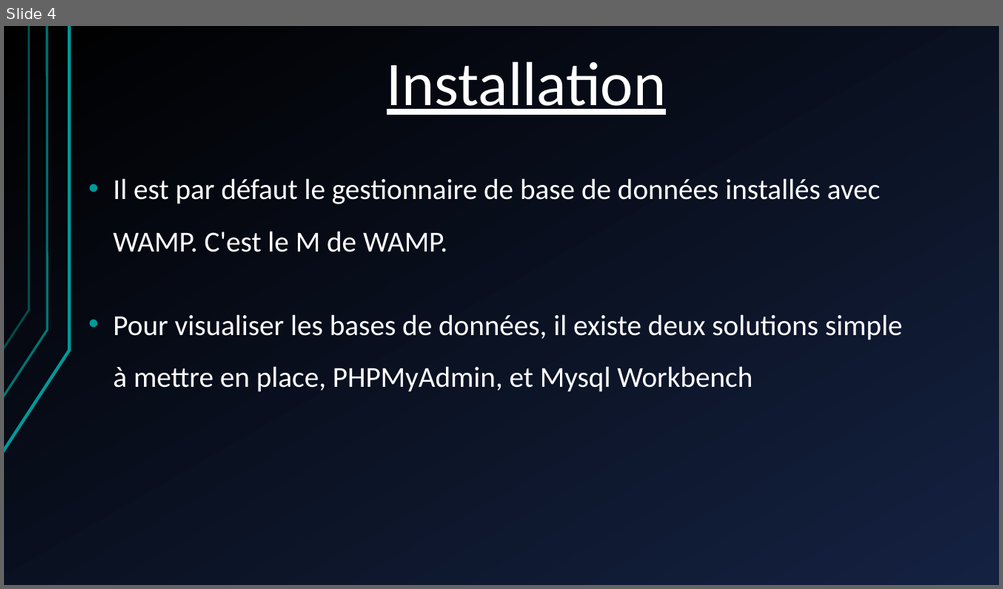
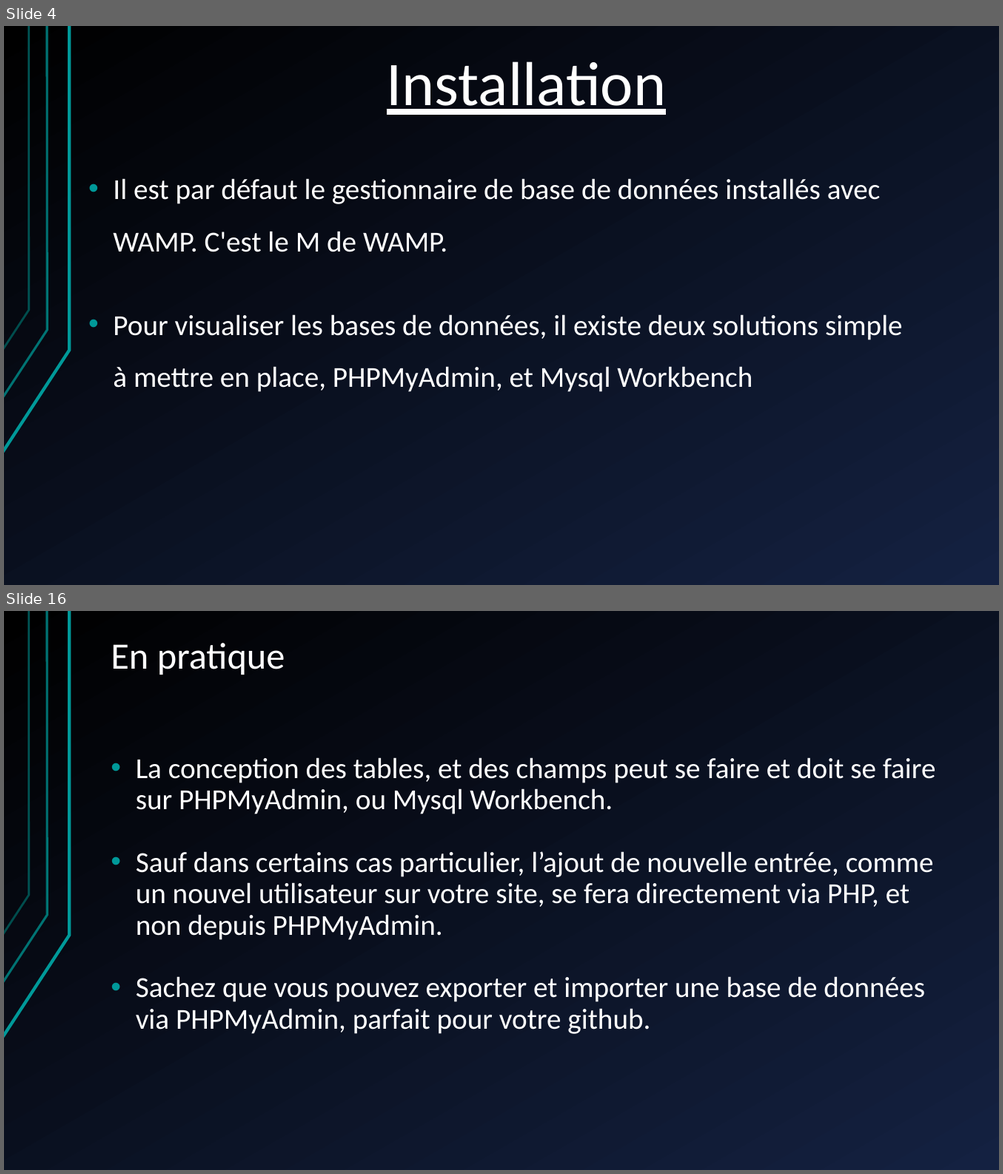
Before and after one commit to shyne99/formation-web, a slide deck: Seance 4 SQL PHP.ppt. Shown one above the other, each under a label of ours: slide 4 before the commit, slides 4 and 16 after it; the slides between them are not shown. The pictures are 1003x589 and 1003x1174 pixels, drawn with LibreOffice and Linux fonts; fonts in the diff are those of the drawing. Boxes give left, top, right and bottom in pixels: in the first picture for what was removed or moved away, otherwise in the second. Text is boxed around its words. In the diff, an @@ line names an element or a change of style, - is before the commit and + after.

Commit message:
Finalisation du PPT de la séance 4 sur MYSQL

```diff
--- a/Seance 4 SQL PHP.ppt
+++ b/Seance 4 SQL PHP.ppt
@@ slide 16 added at box(4, 611, 999, 1170), background gradient #000000 to #142141; not listed: 3 template elements that a slide beside it also shows @@
@@ text added at box(111, 643, 285, 675), 36 pt, text #FFFFFF @@
+En pratique
@@ text added at box(136, 758, 935, 1034), 28 pt, text #FFFFFF @@
+• La conception des tables, et des champs peut se faire et doit se faire sur PHPMyAdmin, ou Mysql Workbench.
+• Sauf dans certains cas particulier, l’ajout de nouvelle entrée, comme un nouvel utilisateur sur votre site, se fera directement via PHP, et non depuis PHPMyAdmin.
+• Sachez que vous pouvez exporter et importer une base de données via PHPMyAdmin, parfait pour votre github.
```
Also in this commit, not shown: 4 other slides changed, 17 other slides added, 16 slides removed.
